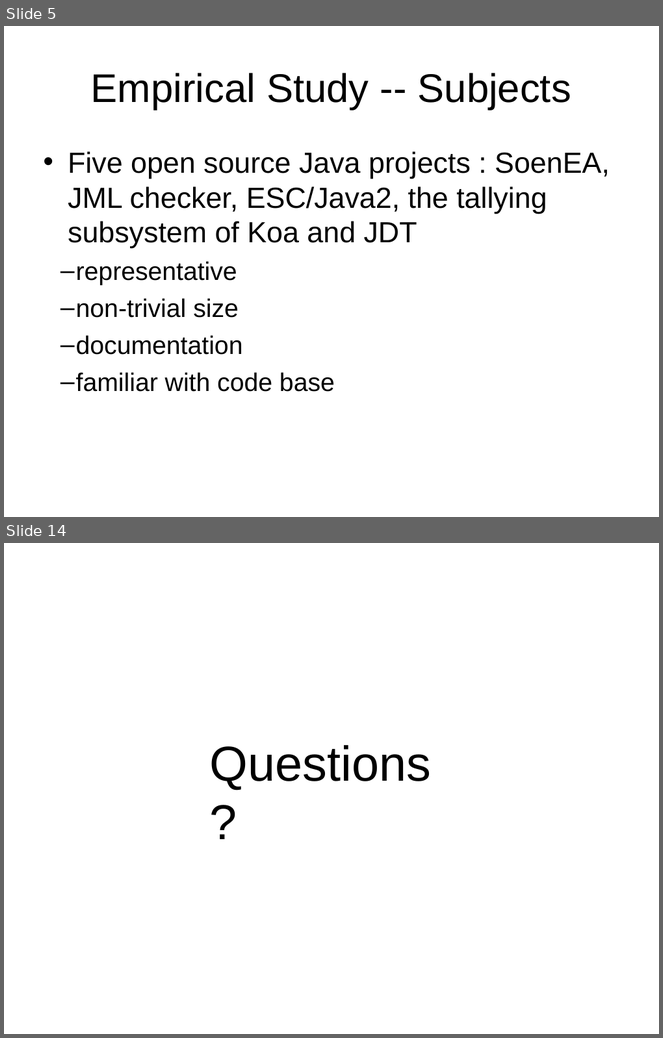
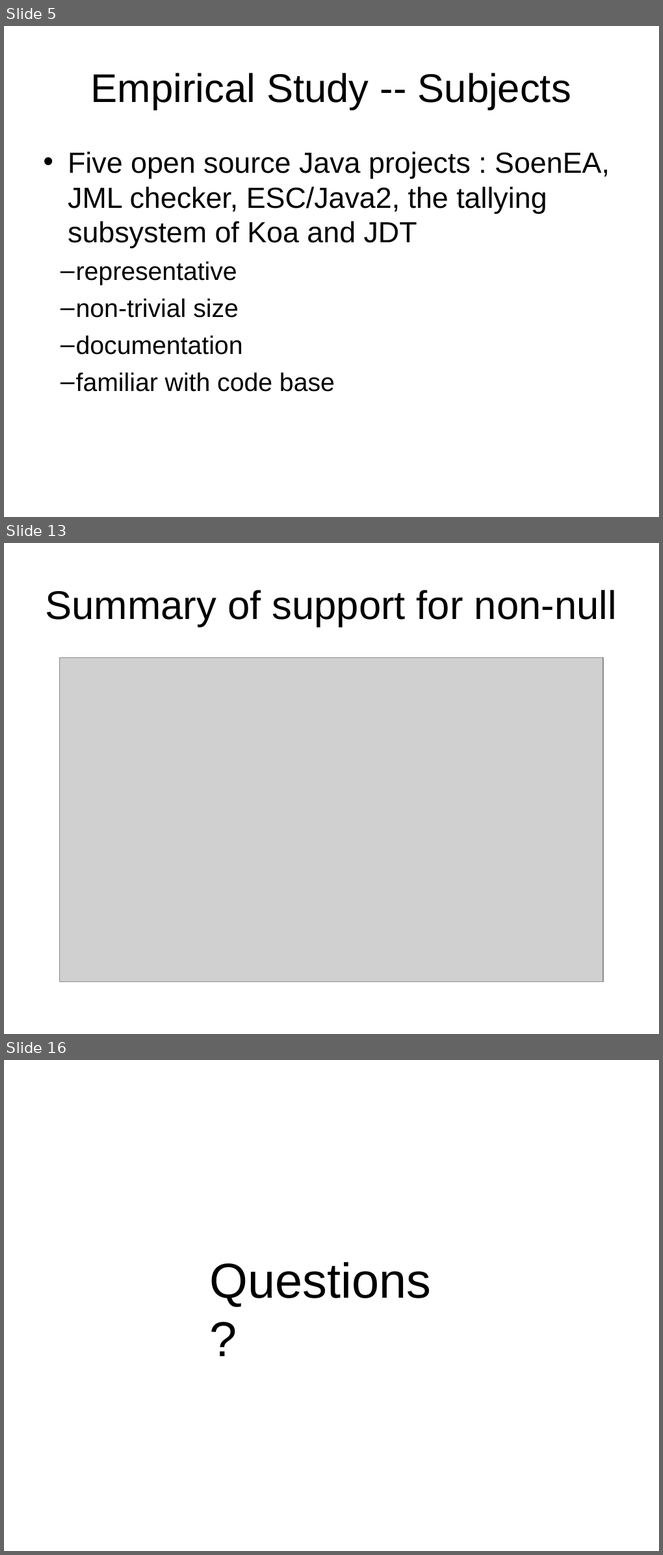
Before and after one commit to xiaohe27/Papers4Courses, a slide deck: CS527/Presentation/Non-Null-By-Default.ppt. Shown one above the other, each under a label of ours: slides 5 and 14 before the commit, slides 5, 13 and 16 after it; the slides between them are not shown. The pictures are 663x1038 and 663x1555 pixels, drawn with LibreOffice and Linux fonts; fonts in the diff are those of the drawing; grey boxes stand for pictures. Boxes give left, top, right and bottom in pixels: in the first picture for what was removed or moved away, otherwise in the second. Text is boxed around its words. In the diff, an @@ line names an element or a change of style, - is before the commit and + after.

```diff
--- a/CS527/Presentation/Non-Null-By-Default.ppt
+++ b/CS527/Presentation/Non-Null-By-Default.ppt
@@ slide 13 added at <box>4,543,659,1034</box>, background #FFFFFF @@
@@ title added at <box>46,590,617,627</box>, 44 pt, text #000000 @@
+Summary of support for non-null
@@ picture added at <box>60,657,603,982</box> @@
@@ what was slide 14 is now slide 16 @@
```
Also in this commit, not shown: 6 slides changed, 3 other slides added, 2 slides removed, 2 other files.
